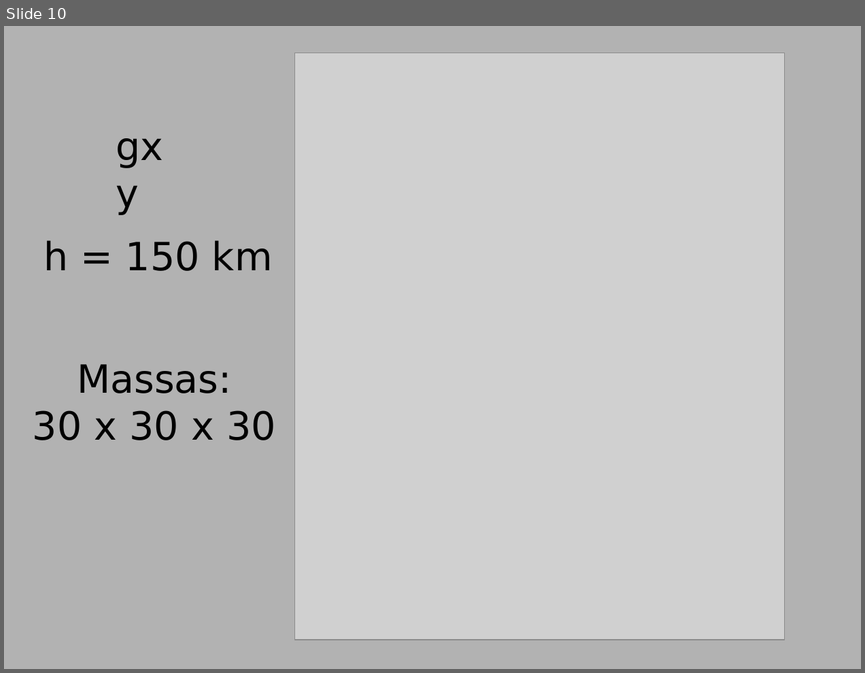
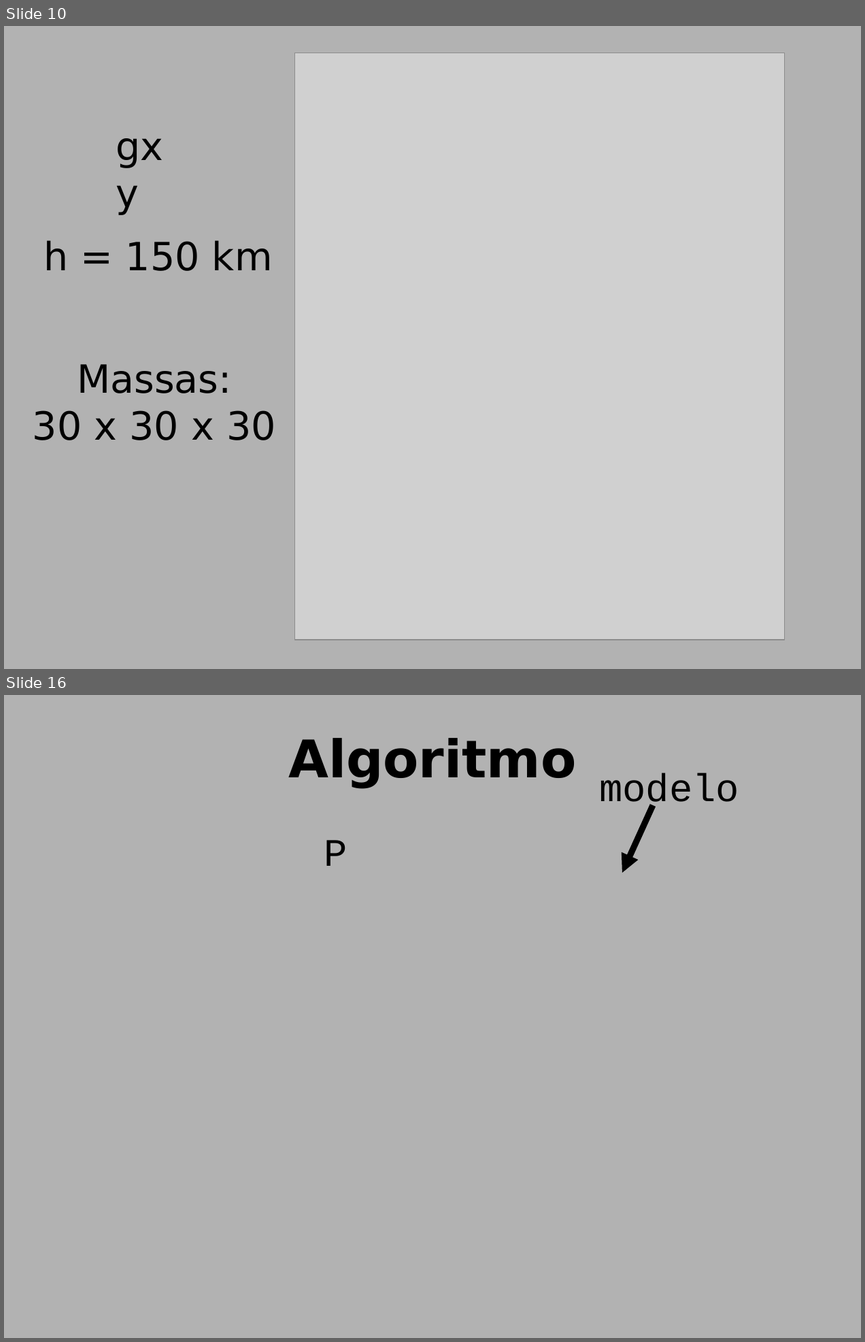
Before and after one commit to leouieda/seminario-on-2014, a slide deck: slides.odp. Shown one above the other, each under a label of ours: slide 10 before the commit, slides 10 and 16 after it; the slides between them are not shown. The pictures are 865x673 and 865x1342 pixels, drawn with LibreOffice and Linux fonts; fonts in the diff are those of the drawing; grey boxes stand for pictures; background and template pictures are left out. Boxes give left, top, right and bottom in pixels: in the first picture for what was removed or moved away, otherwise in the second. Text is boxed around its words. In the diff, an @@ line names an element or a change of style, - is before the commit and + after.

```diff
--- a/slides.odp
+++ b/slides.odp
@@ slide 16 added at [4, 695, 861, 1338], background picture (left out) @@
@@ title added at [288, 738, 576, 789], 48 pt, text #000000, bold @@
+Algoritmo
@@ text added at [599, 773, 739, 812], 36 pt, text #000000 @@
+modelo
@@ arrow added from (653, 805) to (622, 872), #000000 5.67 pt @@
@@ text added at [324, 840, 347, 866], 36 pt, text #000000 @@
+P
```
Also in this commit, not shown: 18 slides changed, 13 other slides added, 4 slides removed, 2 other files.
